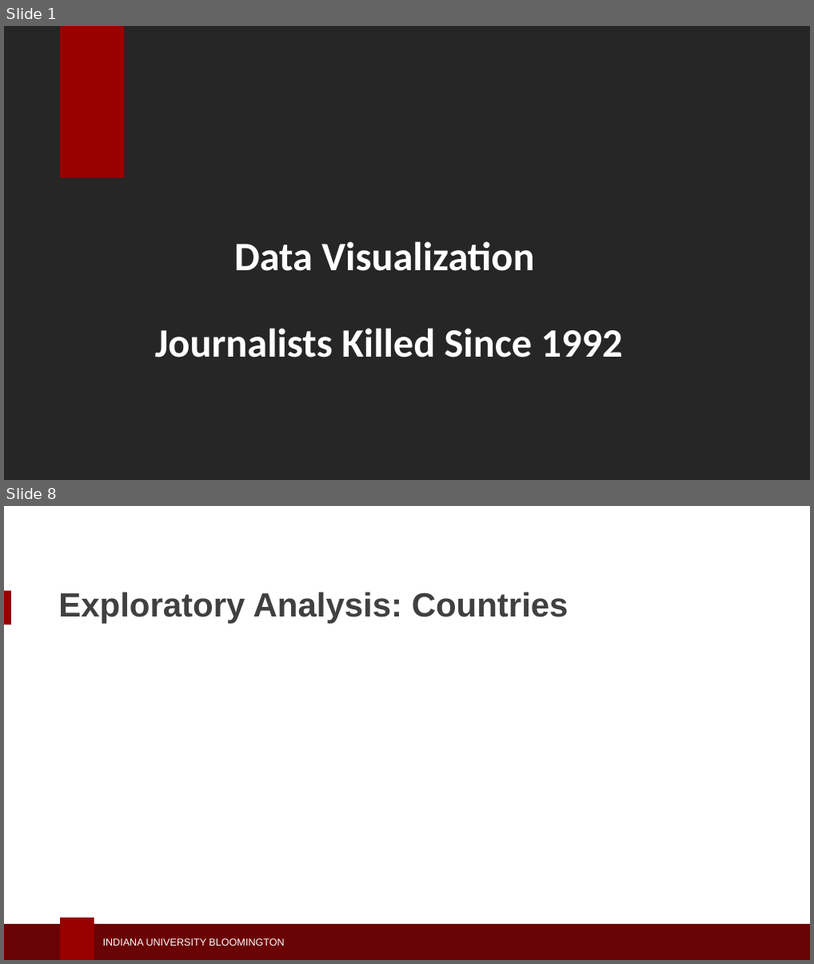
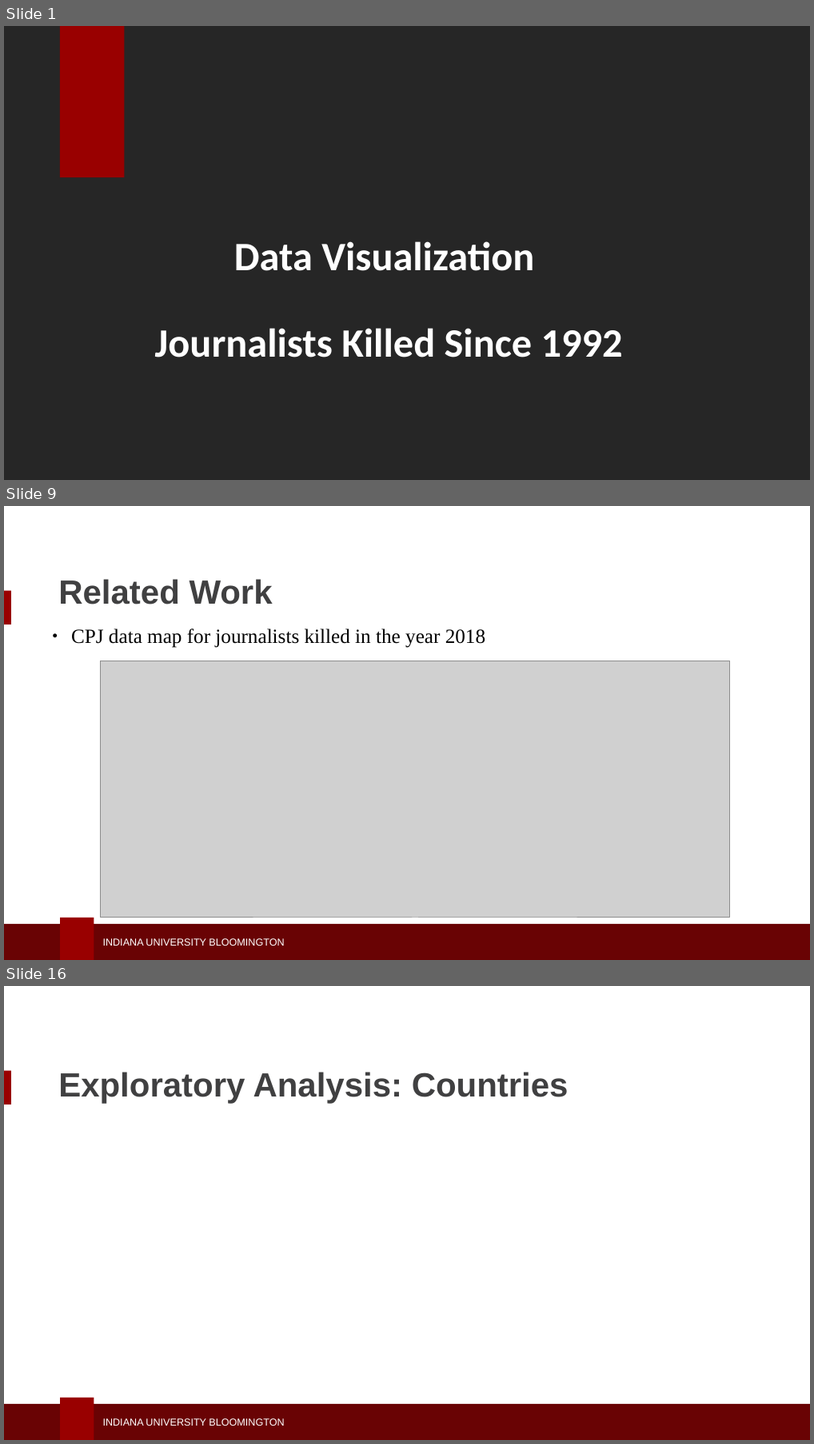
Before and after one commit to seashiva94/data_viz_project, a slide deck: dviz_ppt.pptx. Shown one above the other, each under a label of ours: slides 1 and 8 before the commit, slides 1, 9 and 16 after it; the slides between them are not shown. The pictures are 814x964 and 814x1444 pixels, drawn with LibreOffice and Linux fonts; fonts in the diff are those of the drawing; grey boxes stand for pictures; background and template pictures are left out. Boxes give left, top, right and bottom in pixels: in the first picture for what was removed or moved away, otherwise in the second. Text is boxed around its words. In the diff, an @@ line names an element or a change of style, - is before the commit and + after.

```diff
--- a/dviz_ppt.pptx
+++ b/dviz_ppt.pptx
@@ slide 9 added at <box>4,506,810,960</box>, background #FFFFFF; not listed: 4 template elements that a slide beside it also shows @@
@@ text added at <box>58,579,273,604</box>, 30 pt, text #404041, bold @@
+Related Work
@@ text added at <box>71,628,486,648</box>, 18 pt, text #000000 @@
+● CPJ data map for journalists killed in the year 2018
@@ picture added at <box>101,661,730,917</box> @@
@@ what was slide 8 is now slide 16 @@
```
Also in this commit, not shown: 1 slide changed, 13 other slides added, 5 slides removed, 2 other files.
